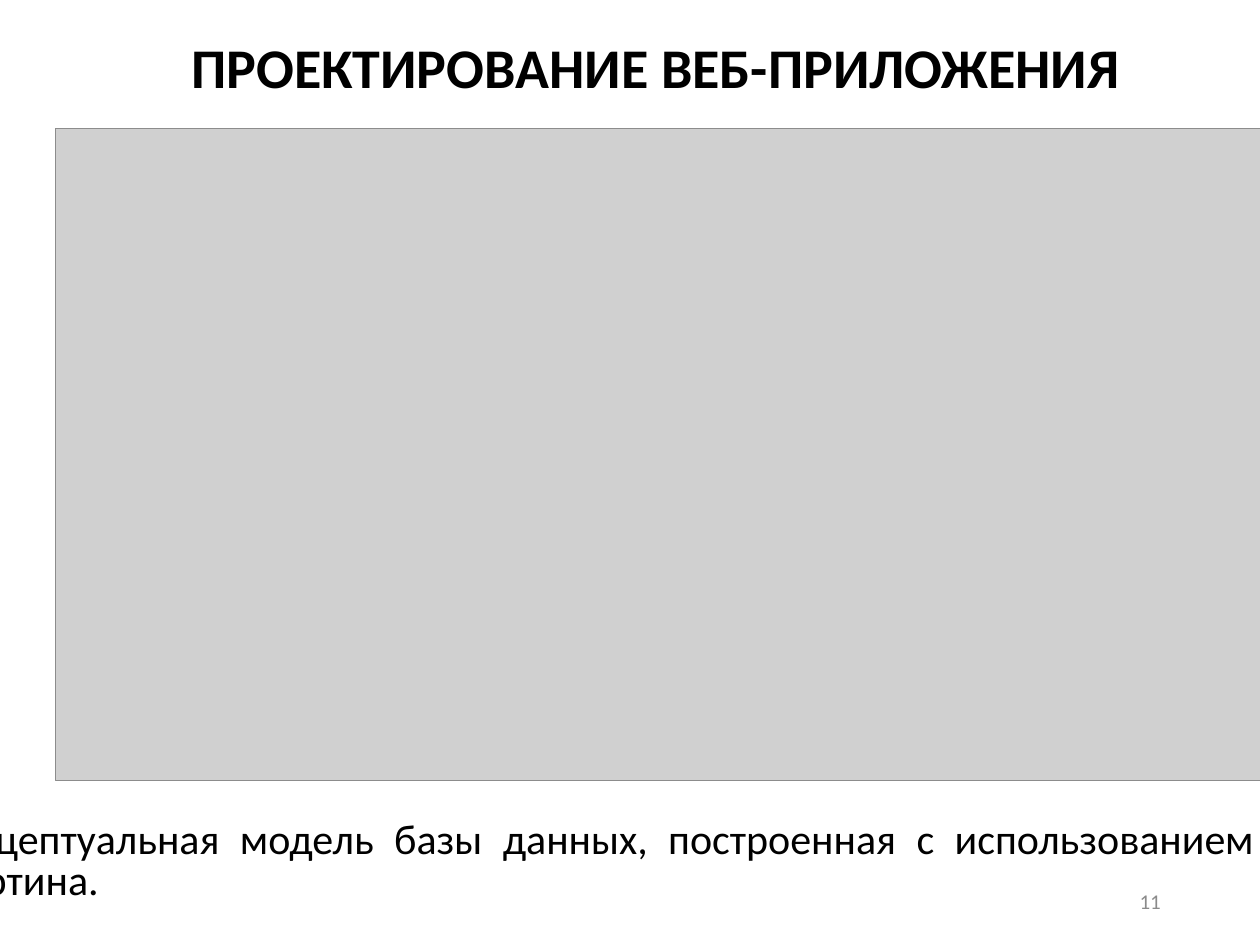
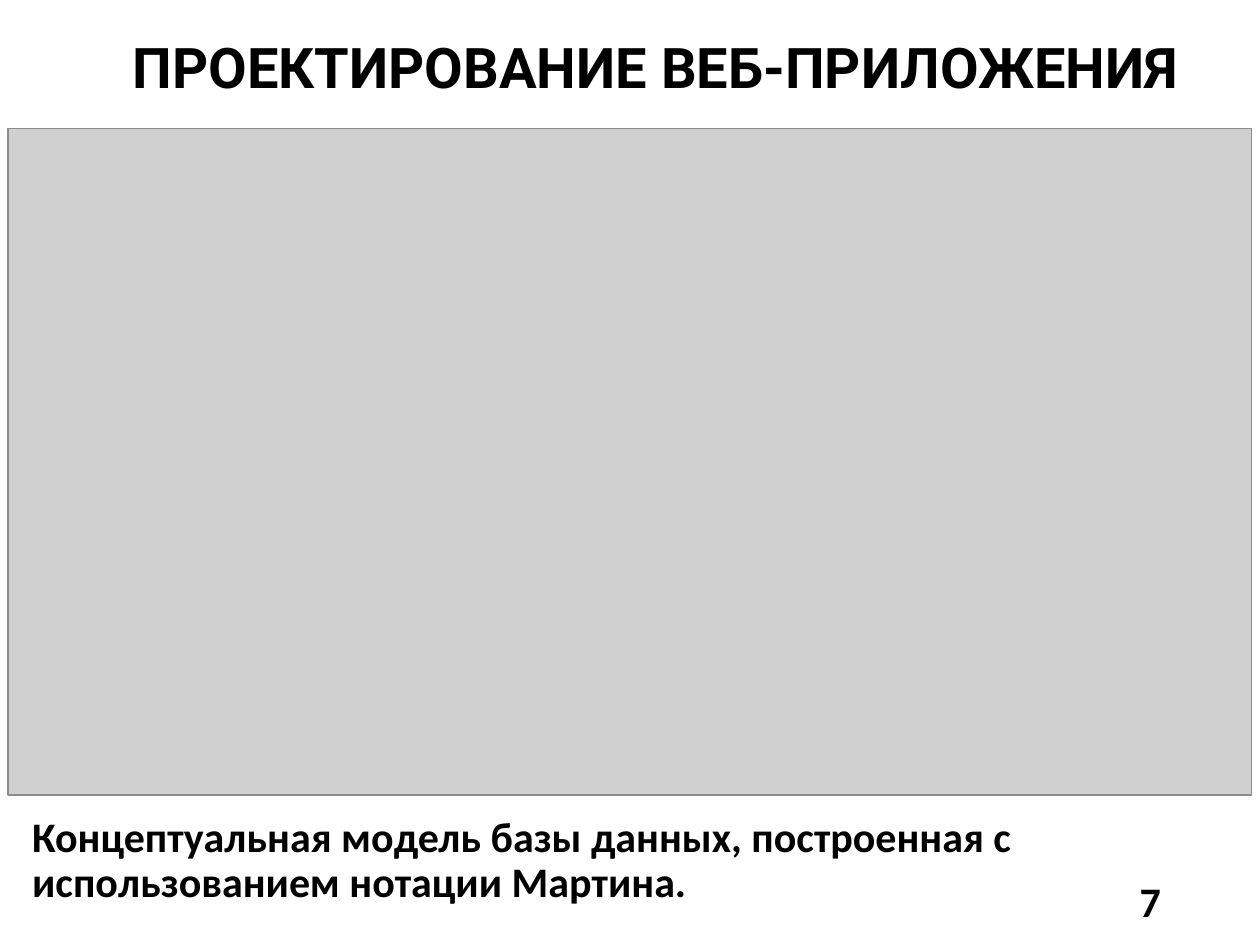
Before and after one commit to DaniilTropin11/IB-Company, a slide deck: slide 7 of ПРАВКИ_Презентация ВКР ВО.pptx (slide 11 before the commit). Drawn at 1260x945 pixels with LibreOffice and Linux fonts; fonts in the diff are those of the drawing; grey boxes stand for pictures; background and template pictures are left out. Boxes give left, top, right and bottom in pixels: in the first picture for what was removed or moved away, otherwise in the second. Text is boxed around its words. In the diff, an @@ line names an element or a change of style, - is before the commit and + after.

```diff
--- a/ПРАВКИ_Презентация ВКР ВО.pptx
+++ b/ПРАВКИ_Презентация ВКР ВО.pptx
@@ title "ПРОЕКТИРОВАНИЕ ВЕБ-ПРИЛОЖЕНИЯ" at (133, 47, 1178, 89): font Calibri to Roboto @@
@@ picture: place and size @@
-picture at (55, 129, 1260, 780)
+picture at (8, 129, 1251, 795)
@@ text "Концептуальная модель базы данных, построенная ...": place and size @@
-text "Концептуальная модель базы данных, построенная ..." at (240, 825, 1254, 861)
+text "Концептуальная модель базы данных, построенная ..." at (32, 823, 1011, 904)
@@ text "Концептуальная модель базы данных, построенная ..." at (32, 823, 1011, 904): bold on; alignment justified to left; line spacing 0.8 to 0.9 @@
@@ page number at (1140, 889, 1161, 917): text changed; size 12 to 24 pt; text colour #8C8C8C to #000000; bold on @@
-11
+7
```
Also in this commit, not shown: 9 other slides changed, 6 slides added, 8 slides removed.
